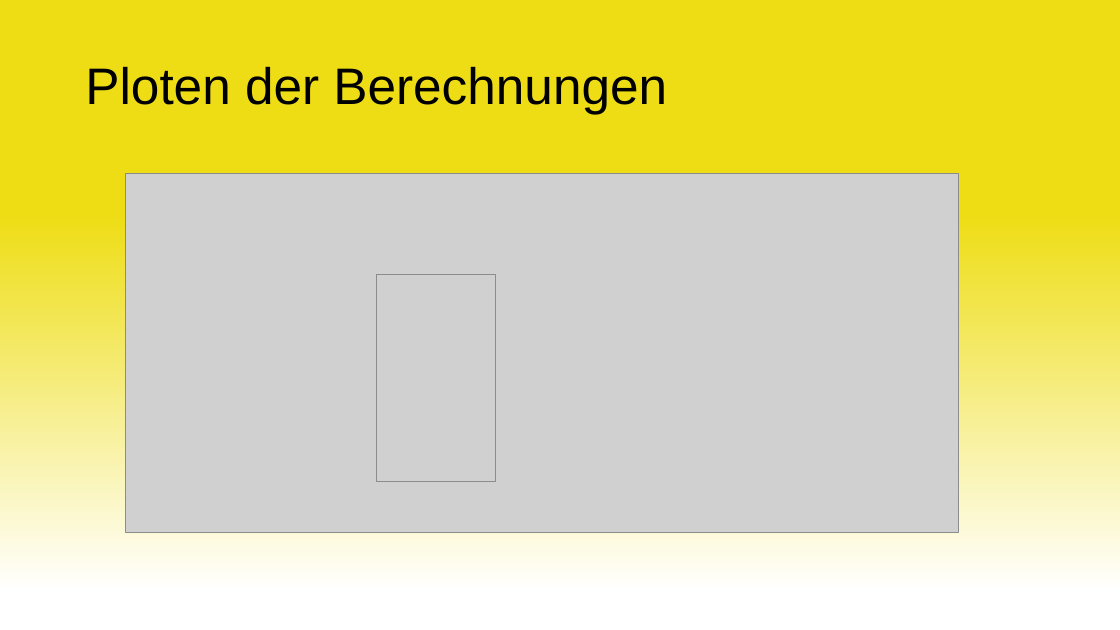
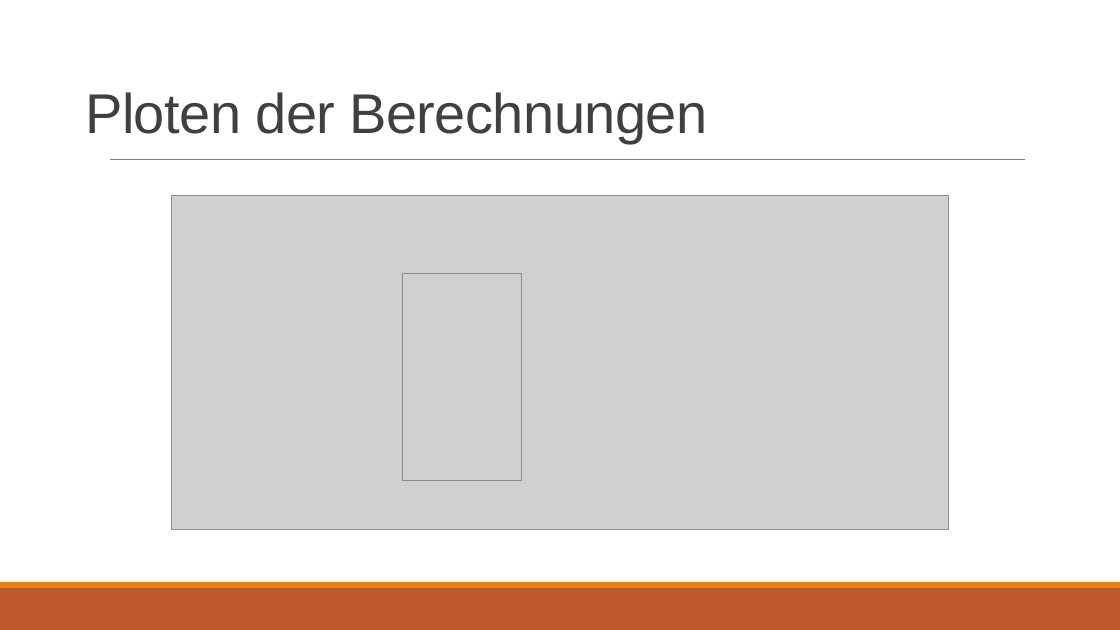
Before and after one commit to Swissmade41/EMI-Filter, a slide deck: slide 12 of Präsentation/Zwischenpräsentation.pptx (slide 16 before the commit). Drawn at 1120x630 pixels with LibreOffice and Linux fonts; fonts in the diff are those of the drawing; grey boxes stand for pictures. Boxes give left, top, right and bottom in pixels: in the first picture for what was removed or moved away, otherwise in the second. Text is boxed around its words. In the diff, an @@ line names an element or a change of style, - is before the commit and + after.

Commit message:
Update Zwischenpräsentation.pptx
Design angepasst
Präsi umstrukturiert

```diff
--- a/Präsentation/Zwischenpräsentation.pptx
+++ b/Präsentation/Zwischenpräsentation.pptx
@@ background gradient #FFFFFF to #EEDD14 to #FFFFFF @@
@@ title "Ploten der Berechnungen" at box(85, 92, 708, 142): size 44 to 48 pt, text colour #000000 to #404040, letter spacing 0 to -0.5 pt; line spacing 0.9 to 0.85; vertical alignment middle to bottom @@
@@ line added from (110, 160) to (1026, 160), #808080 0.5 pt @@
@@ picture: place and size @@
-picture at box(125, 174, 959, 533)
+picture at box(171, 196, 949, 530)
@@ picture: place and size @@
-picture at box(377, 275, 497, 482)
+picture at box(402, 274, 522, 481)
@@ rectangle added at box(0, 588, 1120, 630), fill #BD582C @@
@@ rectangle added at box(0, 582, 1120, 588), fill #E48312 @@
```
Also in this commit, not shown: 10 other slides changed, 5 slides added, 8 slides removed.
